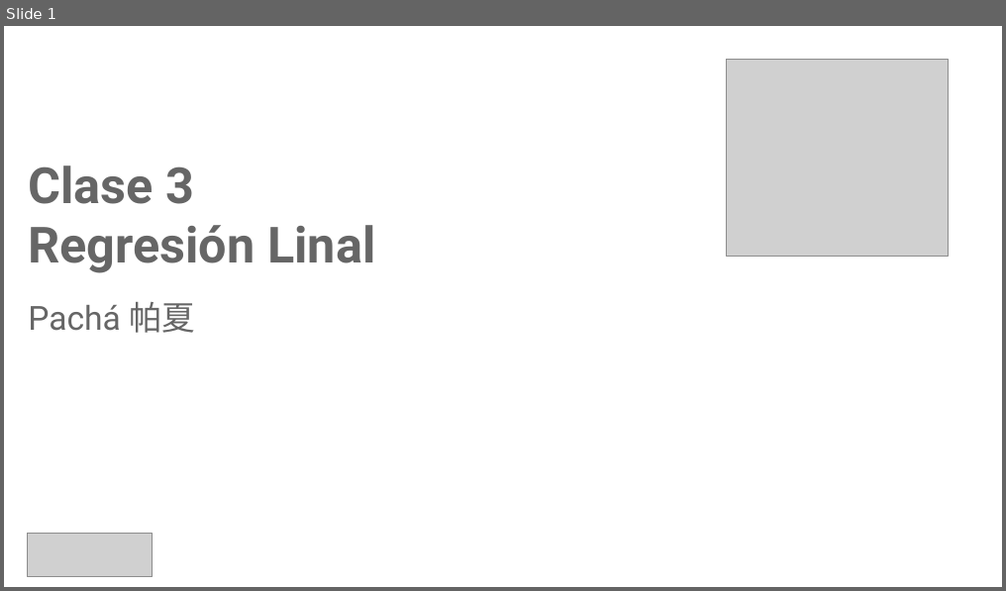
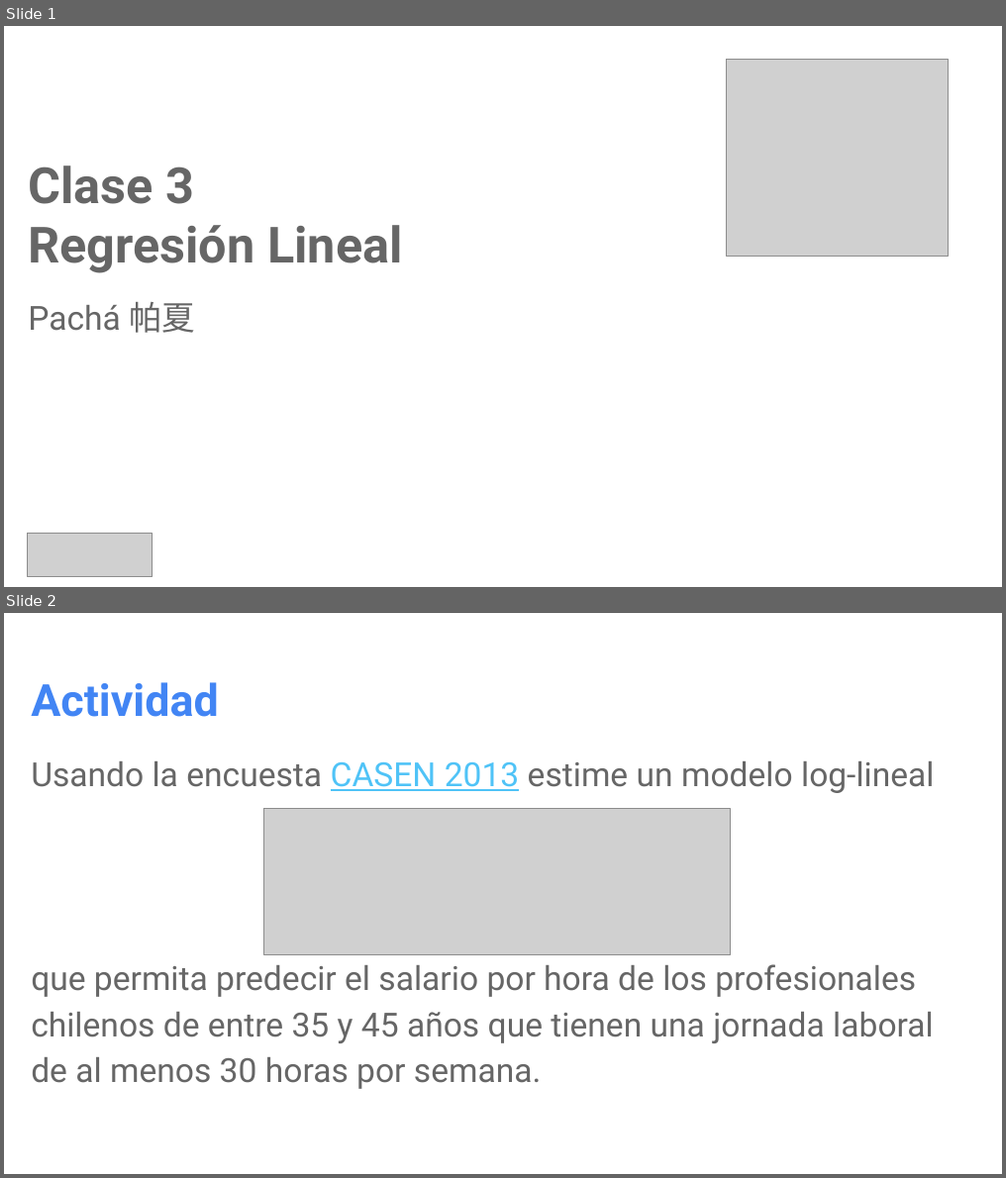
Before and after one commit to mmatusg/Clases-R, a slide deck: Clase_3_30-06-2015/Clase3.pptx. Shown one above the other, each under a label of ours: slide 1 before the commit, slides 1 and 2 after it. The pictures are 1006x591 and 1006x1178 pixels, drawn with LibreOffice and Linux fonts; fonts in the diff are those of the drawing; grey boxes stand for pictures. Boxes give left, top, right and bottom in pixels: in the first picture for what was removed or moved away, otherwise in the second. Text is boxed around its words. In the diff, an @@ line names an element or a change of style, - is before the commit and + after.

```diff
--- a/Clase_3_30-06-2015/Clase3.pptx
+++ b/Clase_3_30-06-2015/Clase3.pptx
@@ slide 2 added at bbox=[4, 613, 1002, 1174], background #FFFFFF @@
@@ title added at bbox=[31, 682, 219, 717], 32 pt, text #4285F4, bold @@
+Actividad
@@ text added at bbox=[31, 761, 935, 1089], 24 pt, text #666666 @@
+Usando la encuesta CASEN 2013 estime un modelo log-lineal
+que permita predecir el salario por hora de los profesionales chilenos de entre 35 y 45 años que tienen una jornada laboral de al menos 30 horas por semana.
@@ picture added at bbox=[264, 809, 731, 955] @@
@@ slide 1 changed as well @@
@@ title at bbox=[28, 225, 402, 274]: text changed @@
-Regresión Linal
+Regresión Lineal
```
Also in this commit, not shown: 1 other slide added, 1 slide removed, 1 other file.
